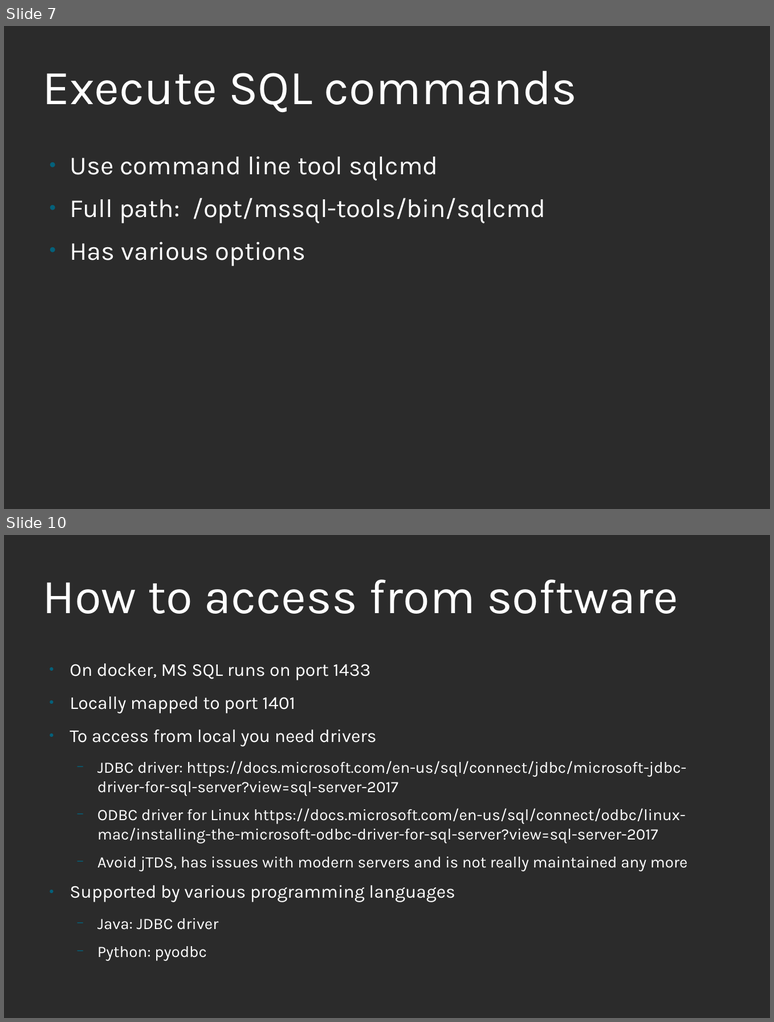
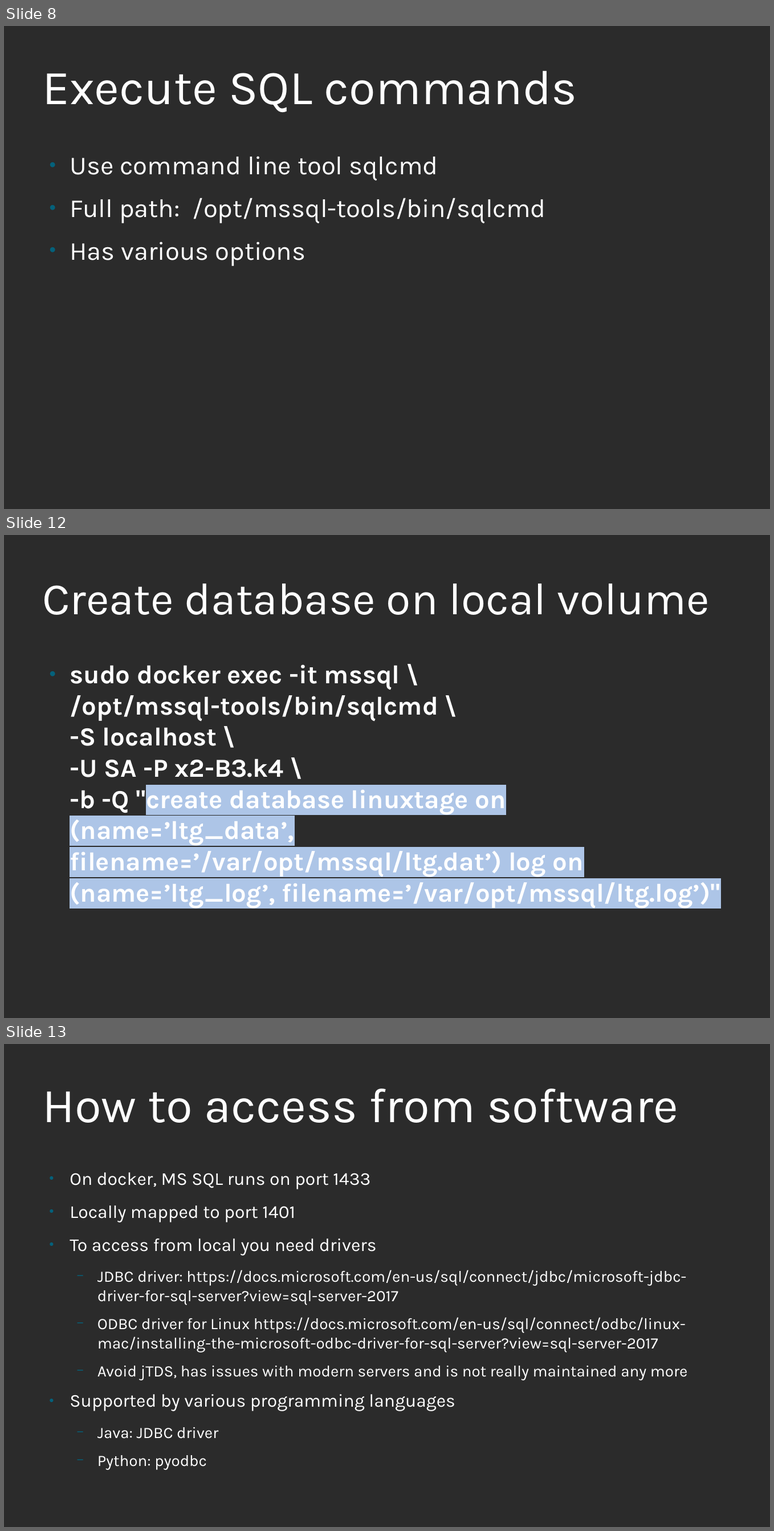
Before and after one commit to roskakori/talks, a slide deck: linuxtage/Microsoft SQL Server with Linux and Docker.odp. Shown one above the other, each under a label of ours: slides 7 and 10 before the commit, slides 8, 12 and 13 after it; the slides between them are not shown. The pictures are 774x1022 and 774x1531 pixels, drawn with LibreOffice and Linux fonts; fonts in the diff are those of the drawing; background and template pictures are left out; a plain dark background stands for a picture behind light text. Boxes give left, top, right and bottom in pixels: in the first picture for what was removed or moved away, otherwise in the second. Text is boxed around its words. In the diff, an @@ line names an element or a change of style, - is before the commit and + after.

Commit message:
Added slides for talk on Micrsoft SQL Server with Linux and Docker.

```diff
--- a/linuxtage/Microsoft SQL Server with Linux and Docker.odp
+++ b/linuxtage/Microsoft SQL Server with Linux and Docker.odp
@@ slide 12 added at (x1=4, y1=535, x2=770, y2=1018), background picture (left out) @@
@@ title added at (x1=42, y1=583, x2=710, y2=615), 55.5 pt, text #FFFFFF @@
+Create database on local volume
@@ text added at (x1=70, y1=664, x2=720, y2=908), 32 pt, text #FFFFFF, bold @@
+● sudo docker exec -it mssql \
+  /opt/mssql-tools/bin/sqlcmd \
+  -S localhost \
+  -U SA -P x2-B3.k4 \
+  -b -Q "create database linuxtage on (name=’ltg_data’, filename=’/var/opt/mssql/ltg.dat’) log on (name=’ltg_log’, filename=’/var/opt/mssql/ltg.log’)"
@@ what was slide 7 is now slide 8 @@
@@ what was slide 10 is now slide 13 @@
```
Also in this commit, not shown: 8 slides changed, 2 other slides added, 4 slides removed.
